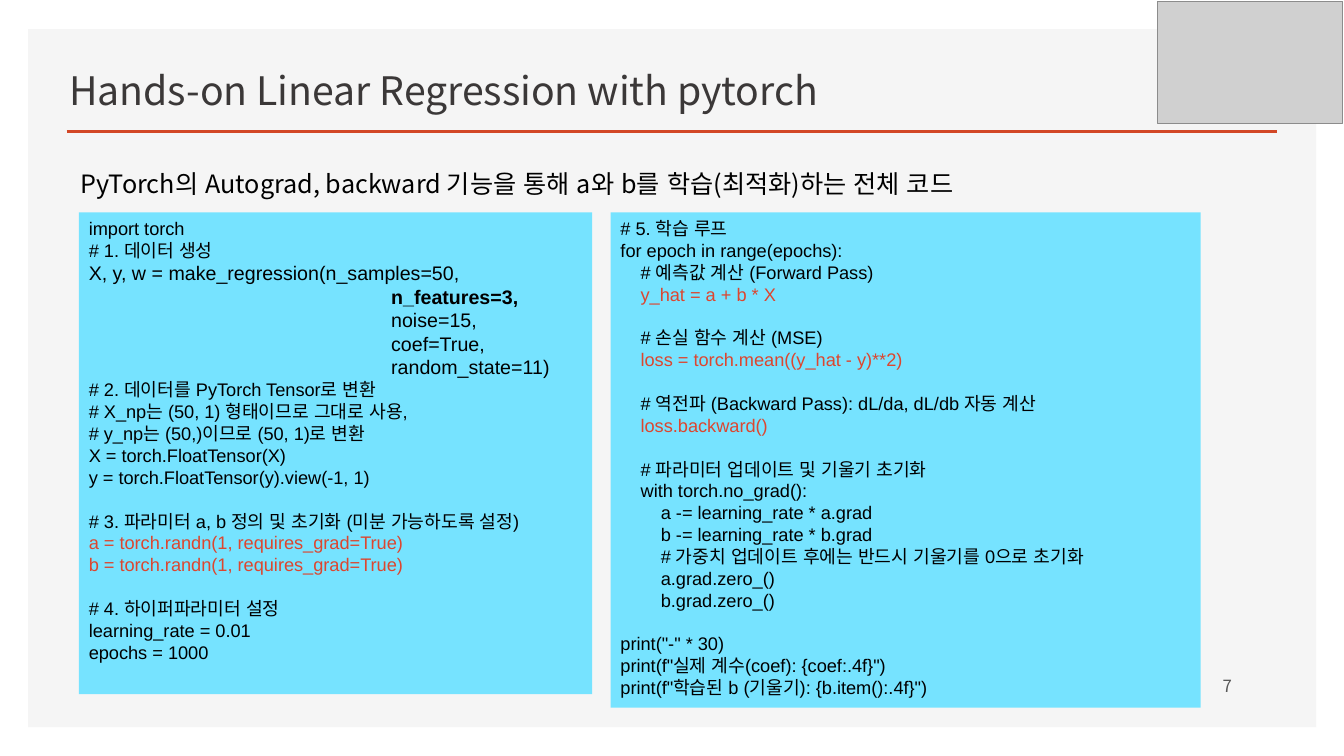
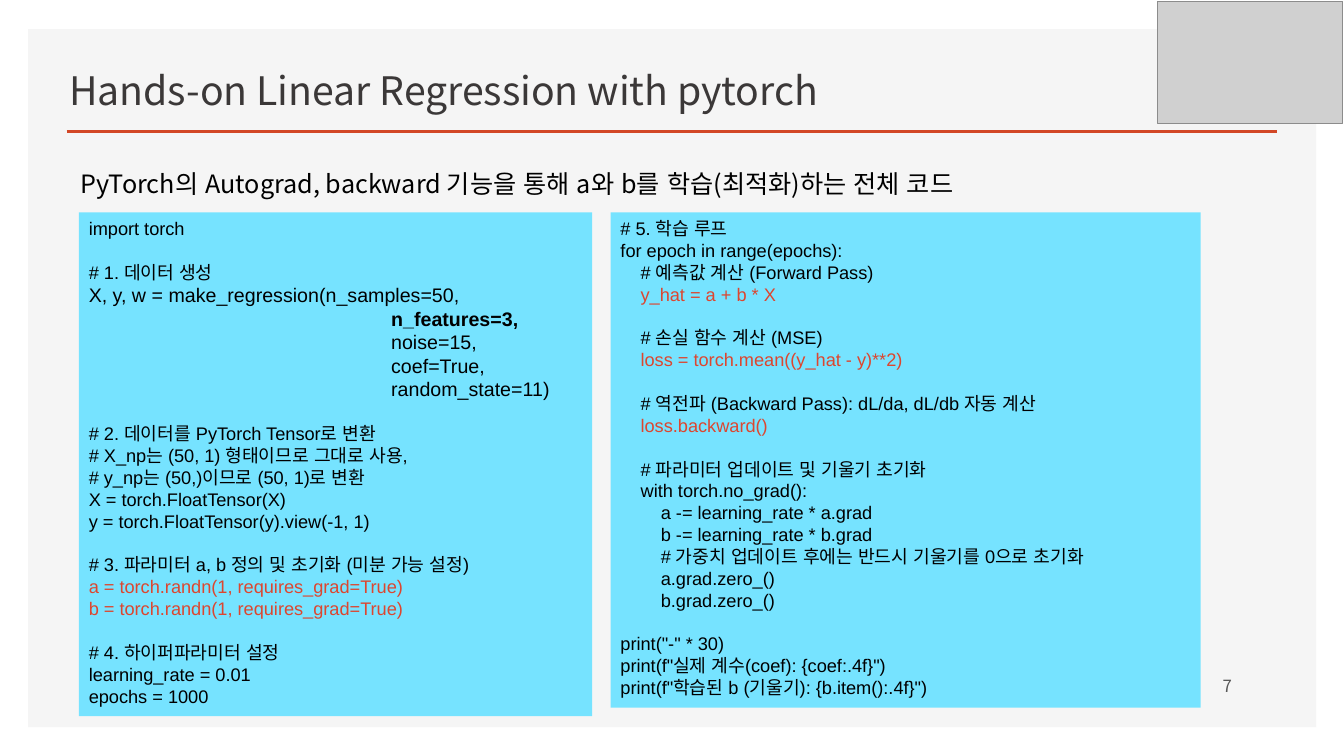
Before and after one commit to ancestor9/mathematics-for-machine-learning, a slide deck: slide 7 of Linear_Algebra/w6_Deep Learning.pptx. Drawn at 1344x756 pixels with LibreOffice and Linux fonts; fonts in the diff are those of the drawing; grey boxes stand for pictures; background and template pictures are left out. Boxes give left, top, right and bottom in pixels: in the first picture for what was removed or moved away, otherwise in the second. Text is boxed around its words. In the diff, an @@ line names an element or a change of style, - is before the commit and + after.

```diff
--- a/Linear_Algebra/w6_Deep Learning.pptx
+++ b/Linear_Algebra/w6_Deep Learning.pptx
@@ rectangle "import torch": place and size @@
-rectangle "import torch" at [79, 213, 592, 695]
+rectangle "import torch" at [79, 213, 592, 717]
@@ text in rectangle at [104, 556, 469, 575]: text changed @@
-# 3. 파라미터 a, b 정의 및 초기화 (미분 가능하도록 설정)
+# 3. 파라미터 a, b 정의 및 초기화 (미분 가능 설정)
```
Also in this commit, not shown: 1 other slide changed.
